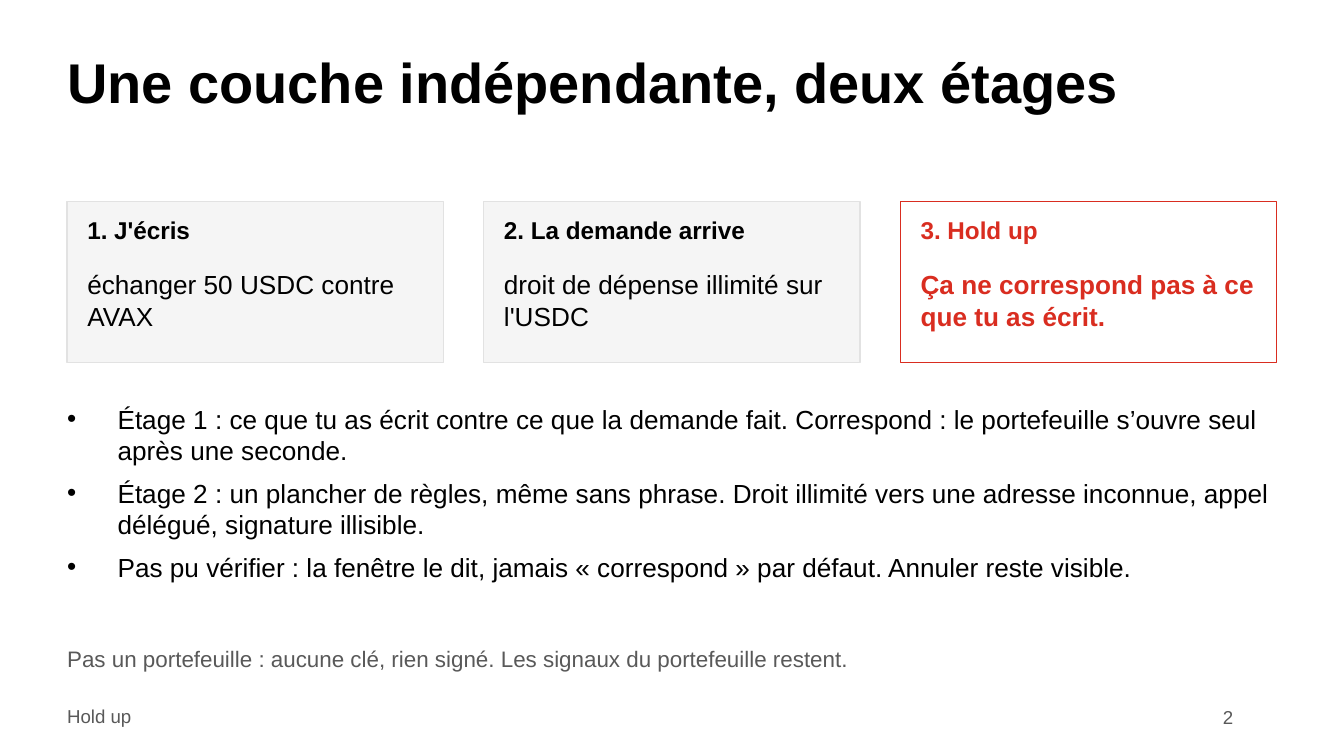
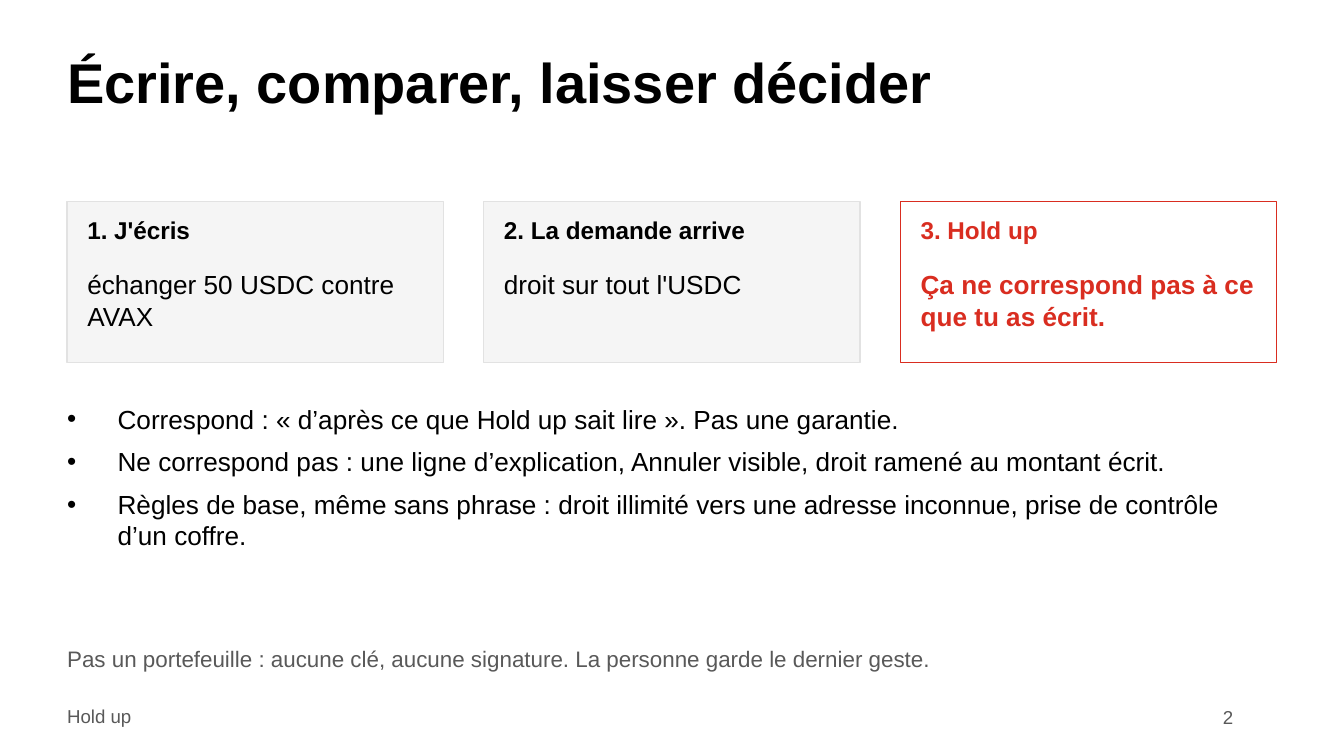
Before and after one commit to adembnn/secure-horizon, a slide deck: slide 2 of livrables/deck/holdup.pptx. Drawn at 1344x756 pixels with LibreOffice and Linux fonts; fonts in the diff are those of the drawing. Boxes give left, top, right and bottom in pixels: in the first picture for what was removed or moved away, otherwise in the second. Text is boxed around its words. In the diff, an @@ line names an element or a change of style, - is before the commit and + after.

```diff
--- a/livrables/deck/holdup.pptx
+++ b/livrables/deck/holdup.pptx
@@ text at (67, 58, 931, 112): text changed @@
-Une couche indépendante, deux étages
+Écrire, comparer, laisser décider
@@ text at (504, 275, 742, 295): text changed @@
-droit de dépense illimité sur l'USDC
+droit sur tout l'USDC
@@ text at (118, 409, 1218, 546): text changed @@
-• Étage 1 : ce que tu as écrit contre ce que la demande fait. Correspond : le portefeuille s’ouvre seul après une seconde.
-• Étage 2 : un plancher de règles, même sans phrase. Droit illimité vers une adresse inconnue, appel délégué, signature illisible.
-• Pas pu vérifier : la fenêtre le dit, jamais « correspond » par défaut. Annuler reste visible.
+• Correspond : « d’après ce que Hold up sait lire ». Pas une garantie.
+• Ne correspond pas : une ligne d’explication, Annuler visible, droit ramené au montant écrit.
+• Règles de base, même sans phrase : droit illimité vers une adresse inconnue, prise de contrôle d’un coffre.
@@ text at (67, 650, 930, 672): text changed @@
-Pas un portefeuille : aucune clé, rien signé. Les signaux du portefeuille restent.
+Pas un portefeuille : aucune clé, aucune signature. La personne garde le dernier geste.
```
Also in this commit, not shown: 1 other slide changed, 7 slides added, 7 slides removed, 12 other files.
